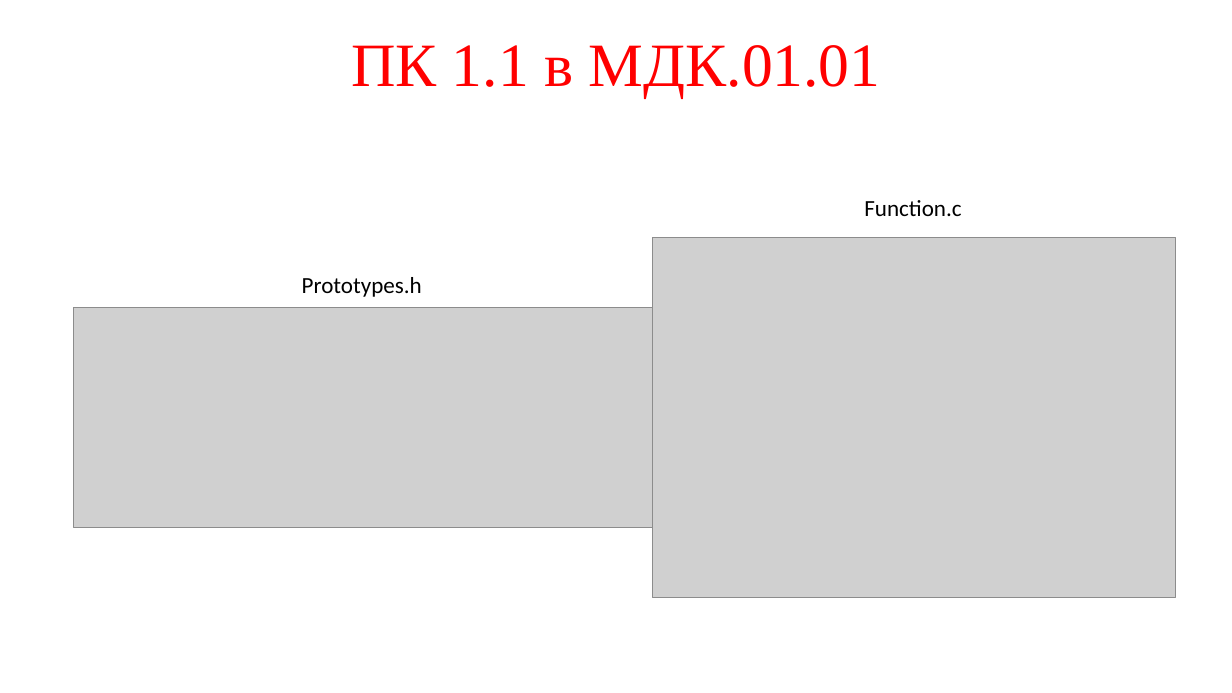
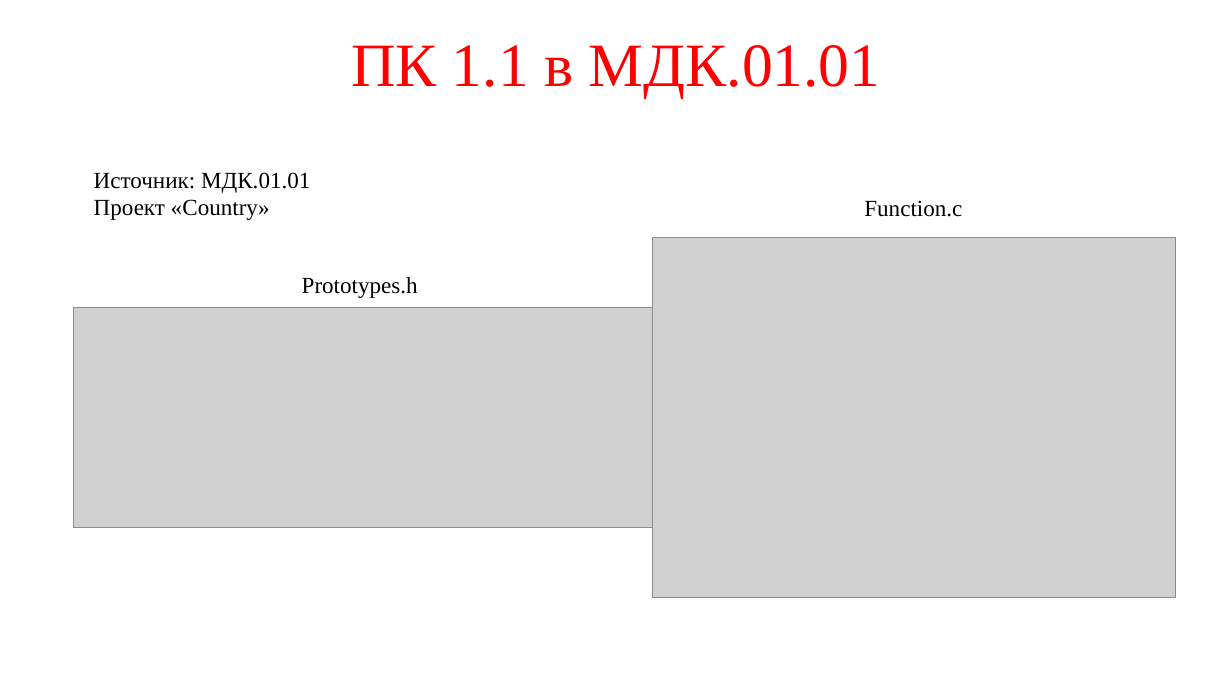
Before and after one commit to prog-kkkmt/p1-17, a slide deck: slide 3 of Модульный экзамен/ПМ.01.pptx. Drawn at 1232x693 pixels with LibreOffice and Linux fonts; fonts in the diff are those of the drawing; grey boxes stand for pictures. Boxes give left, top, right and bottom in pixels: in the first picture for what was removed or moved away, otherwise in the second. Text is boxed around its words. In the diff, an @@ line names an element or a change of style, - is before the commit and + after.

```diff
--- a/Модульный экзамен/ПМ.01.pptx
+++ b/Модульный экзамен/ПМ.01.pptx
@@ text added at bbox=[94, 172, 310, 220], 18 pt, text #000000 @@
+Источник: МДК.01.01
+Проект «Country»
@@ text "Function.c" at bbox=[864, 200, 962, 217]: font Calibri to Times New Roman @@
@@ text "Prototypes.h" at bbox=[302, 277, 418, 298]: font Calibri to Times New Roman @@
```
Also in this commit, not shown: 12 other slides changed, 1 other file.
